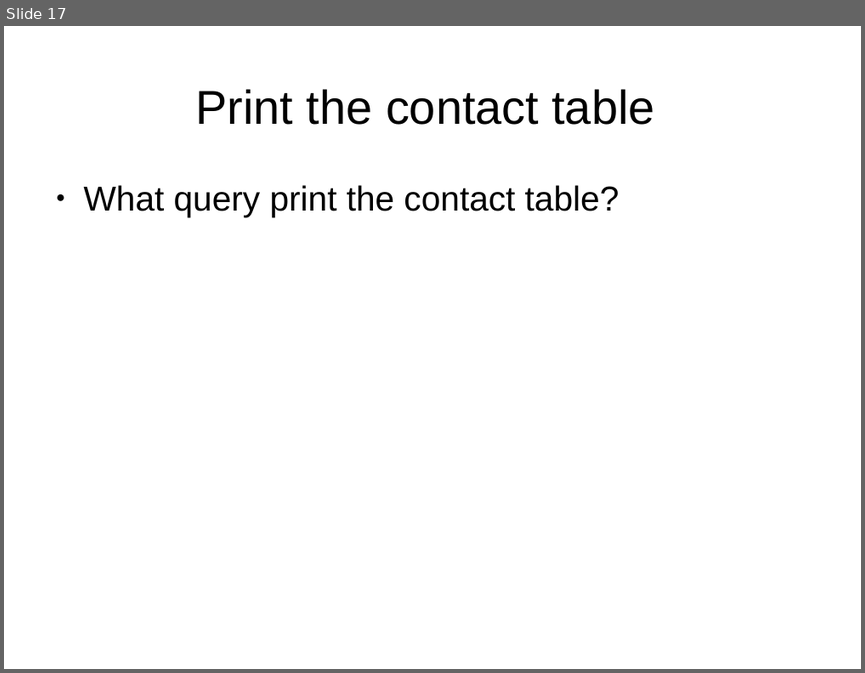
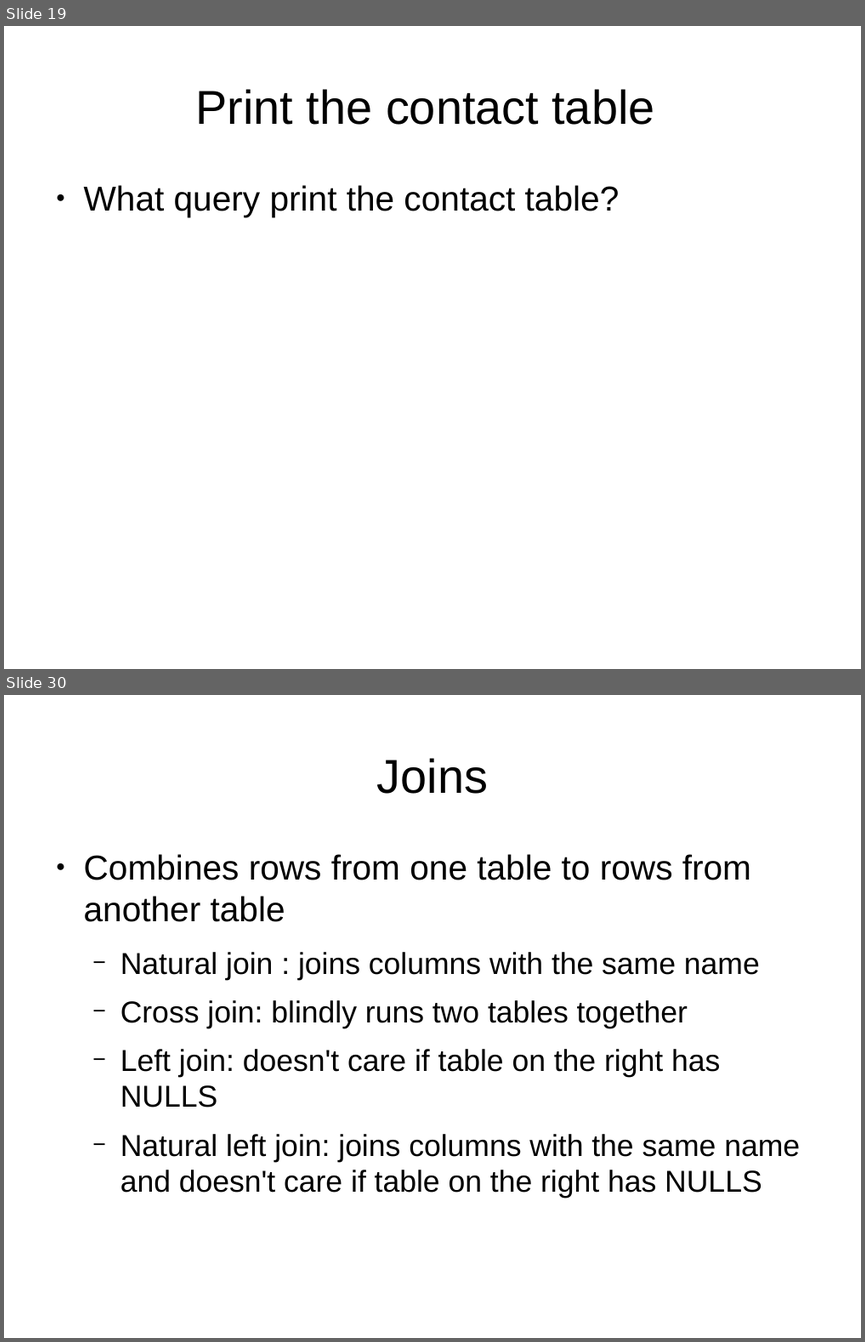
Before and after one commit to Oflameo/intro_to_databases_with_sqlite3, a slide deck: intro_to_databases_with_sqlite3.odp. Shown one above the other, each under a label of ours: slide 17 before the commit, slides 19 and 30 after it; the slides between them are not shown. The pictures are 865x673 and 865x1342 pixels, drawn with LibreOffice and Linux fonts; fonts in the diff are those of the drawing. Boxes give left, top, right and bottom in pixels: in the first picture for what was removed or moved away, otherwise in the second. Text is boxed around its words. In the diff, an @@ line names an element or a change of style, - is before the commit and + after.

Commit message:
I managed to cover joins.

```diff
--- a/intro_to_databases_with_sqlite3.odp
+++ b/intro_to_databases_with_sqlite3.odp
@@ slide 30 added at (x1=4, y1=695, x2=861, y2=1338), background #FFFFFF @@
@@ title added at (x1=377, y1=758, x2=488, y2=794), 44 pt, text #000000 @@
+Joins
@@ text added at (x1=84, y1=854, x2=800, y2=1198), 28 pt, text #000000 @@
+● Combines rows from one table to rows from another table
+  − Natural join : joins columns with the same name
+  − Cross join: blindly runs two tables together
+  − Left join: doesn't care if table on the right has NULLS
+  − Natural left join: joins columns with the same name and doesn't care if table on the right has NULLS
@@ what was slide 17 is now slide 19 @@
```
Also in this commit, not shown: 2 slides changed, 13 other slides added, 1 slide removed.
